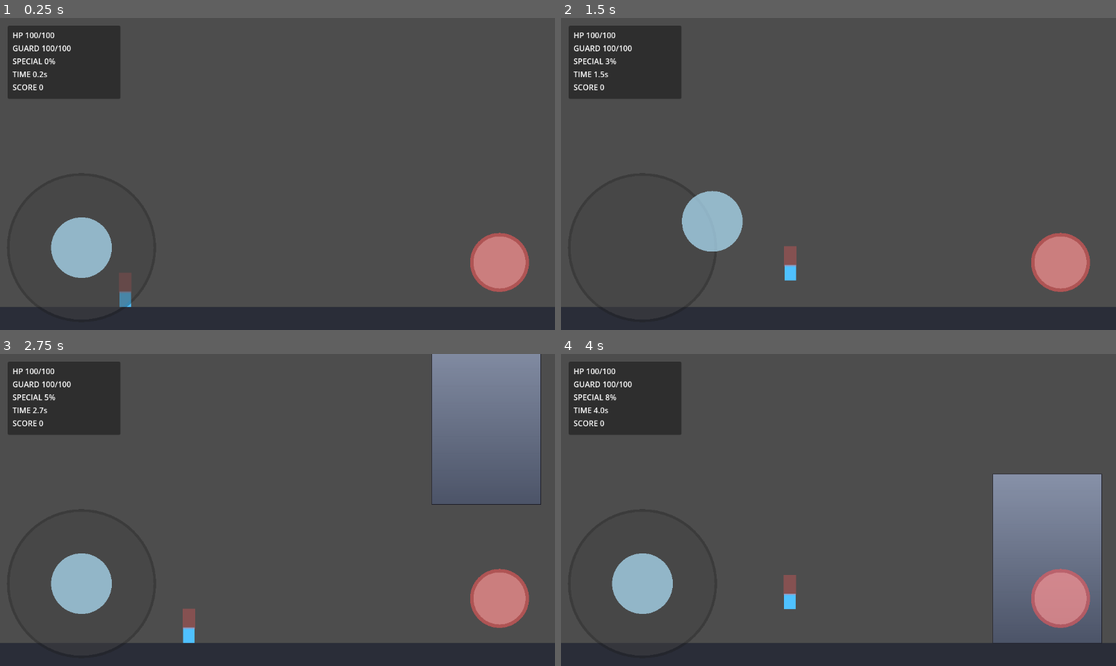
Above: before the commit, frames 1-4 (two rows, left to right).
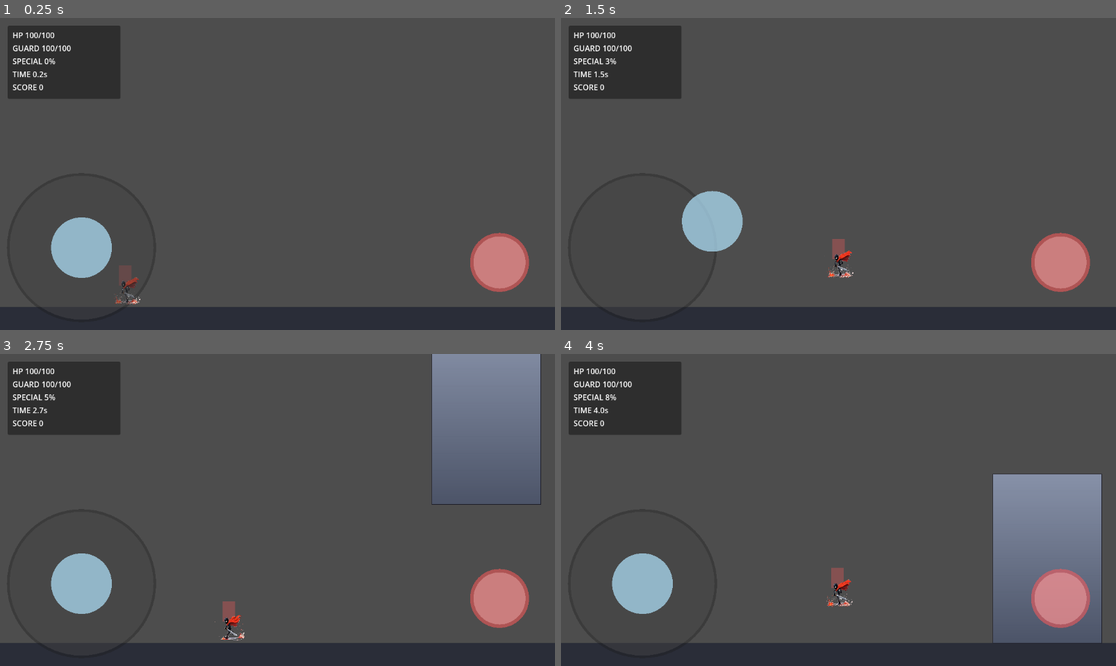
Above: after the commit, the same moments.

Repository: jenemia/BuildingSlash
Game: Godot game, scene res://scenes/Main.tscn
Same seed, same stepped clock (60 frames per second), same inputs: the game is played once before the commit and once after it.
Inputs (mouse positions are in pixels of both pictures, inside the frame that each line leads up to):
- Up to frame 1 (0.25 s): no input
- Up to frame 2 (1.5 s): tap Enter at 0.5 s; move the mouse to (960, 158) at 0.52 s; hold D (move_right) 0.53-1.25 s; tap Z (attack) at 0.6 s; click (960, 158) at 0.67 s; tap Space (jump) at 0.77 s; drag from (727, 189) to (810, 236) at 1.27 s
- Up to frame 3 (2.75 s): move the mouse to (333, 441) at 2.02 s; hold A (move_left) from 2.03 s (still down); tap X (special) at 2.1 s; tap Z (attack) at 2.3 s
- Up to frame 4 (4 s): release A (move_left) at 2.75 s; drag from (810, 572) to (672, 463) at 2.77 s; move the mouse to (1005, 556) at 3.52 s; hold D (move_right) from 3.53 s (still down); tap Z (attack) at 3.6 s; tap Space (jump) at 3.77 s

The runs differ from the first frame. In frame 1, 0.3% of the frame differs, in the area x 20-26%, y 79-93%; in frame 2, 0.5%, in the area x 40-53%, y 70-85%; in frame 3, 0.5%; in frame 4, 0.5%.

Commit message:
fix(combat): improve hit launch at close range and boost move speed

Diff:
--- a/project.godot
+++ b/project.godot
@@ -11,11 +11,15 @@
 [application]
 
 config/name="BuildingSlash"
+config/version="0.1.6"
 run/main_scene="res://scenes/Main.tscn"
 config/features=PackedStringArray("4.6", "Mobile")
 config/icon="res://icon.svg"
 
-config/version="0.1.5"
+[dotnet]
+
+project/assembly_name="새 게임 프로젝트"
+
 [input]
 
 move_left={
@@ -49,10 +53,6 @@
 ]
 }
 
-[dotnet]
-
-project/assembly_name="새 게임 프로젝트"
-
 [physics]
 
 3d/physics_engine="Jolt Physics"
@@ -60,5 +60,3 @@
 [rendering]
 
 rendering_device/driver.windows="d3d12"
-renderer/rendering_method="forward_plus"
-renderer/rendering_method.web="gl_compatibility"
--- a/scenes/player/Player.tscn
+++ b/scenes/player/Player.tscn
@@ -1,44 +1,86 @@
-[gd_scene load_steps=8 format=3]
+[gd_scene format=3 uid="uid://ccgmpo634ehho"]
 
-[ext_resource type="Script" path="res://scripts/player/player_controller.gd" id="1_i2wq8"]
-[ext_resource type="Script" path="res://scripts/player/player_attack.gd" id="2_0r4wo"]
+[ext_resource type="Script" uid="uid://c5o5fp5npcilb" path="res://scripts/player/player_controller.gd" id="1_i2wq8"]
+[ext_resource type="Script" uid="uid://ci5uymbmkd2t2" path="res://scripts/player/player_attack.gd" id="2_0r4wo"]
 [ext_resource type="Script" path="res://scripts/player/player_special.gd" id="3_special"]
 [ext_resource type="Script" path="res://scripts/player/player_guard.gd" id="4_guard"]
+[ext_resource type="Texture2D" uid="uid://bg823h1rjomu6" path="res://art/player/player000.png" id="5_180ig"]
+[ext_resource type="Texture2D" uid="uid://ctj2axi56k0x8" path="res://art/player/player001.png" id="6_20koh"]
+[ext_resource type="Texture2D" uid="uid://dn161wwovleh" path="res://art/player/player002.png" id="7_ov1oi"]
+[ext_resource type="Texture2D" uid="uid://d32x6qdwgsnb8" path="res://art/player/player003.png" id="8_rn7t0"]
+[ext_resource type="Texture2D" uid="uid://bvwh1ai6gt8a2" path="res://art/player/player004.png" id="9_8qjgm"]
+[ext_resource type="Texture2D" uid="uid://bpfvt3pxl83mv" path="res://art/player/player005.png" id="10_ejd4k"]
+[ext_resource type="Texture2D" uid="uid://da1vetlgswaag" path="res://art/player/player006.png" id="11_2xrq6"]
+[ext_resource type="Texture2D" uid="uid://clq5bhypyghx8" path="res://art/player/player007.png" id="12_pi3ps"]
 
 [sub_resource type="RectangleShape2D" id="RectangleShape2D_8f7hj"]
-size = Vector2(24, 32)
+size = Vector2(63.75, 62)
 
 [sub_resource type="RectangleShape2D" id="RectangleShape2D_attack"]
 size = Vector2(26, 42)
 
-[node name="Player" type="CharacterBody2D"]
+[sub_resource type="SpriteFrames" id="SpriteFrames_kswpp"]
+animations = [{
+"frames": [{
+"duration": 1.0,
+"texture": ExtResource("5_180ig")
+}, {
+"duration": 1.0,
+"texture": ExtResource("6_20koh")
+}, {
+"duration": 1.0,
+"texture": ExtResource("7_ov1oi")
+}, {
+"duration": 1.0,
+"texture": ExtResource("8_rn7t0")
+}, {
+"duration": 1.0,
+"texture": ExtResource("9_8qjgm")
+}, {
+"duration": 1.0,
+"texture": ExtResource("10_ejd4k")
+}, {
+"duration": 1.0,
+"texture": ExtResource("11_2xrq6")
+}, {
+"duration": 1.0,
+"texture": ExtResource("12_pi3ps")
+}],
+"loop": true,
+"name": &"left",
+"speed": 5.0
+}]
+
+[node name="Player" type="CharacterBody2D" unique_id=1904471137]
 position = Vector2(260, 520)
 script = ExtResource("1_i2wq8")
 
-[node name="CollisionShape2D" type="CollisionShape2D" parent="."]
+[node name="CollisionShape2D" type="CollisionShape2D" parent="." unique_id=567744392]
+position = Vector2(0, 0)
 shape = SubResource("RectangleShape2D_8f7hj")
 
-[node name="BodyVisual" type="Polygon2D" parent="."]
-color = Color(0.309804, 0.756863, 1, 1)
-polygon = PackedVector2Array(-12, -16, 12, -16, 12, 16, -12, 16)
-
-[node name="AttackHitbox" type="Area2D" parent="."]
+[node name="AttackHitbox" type="Area2D" parent="." unique_id=204427031]
 position = Vector2(0, -34)
 monitoring = false
 monitorable = false
 
-[node name="CollisionShape2D" type="CollisionShape2D" parent="AttackHitbox"]
+[node name="CollisionShape2D" type="CollisionShape2D" parent="AttackHitbox" unique_id=1374996697]
 shape = SubResource("RectangleShape2D_attack")
 
-[node name="AttackDebugVisual" type="Polygon2D" parent="AttackHitbox"]
+[node name="AttackDebugVisual" type="Polygon2D" parent="AttackHitbox" unique_id=552511428]
 color = Color(1, 0.34902, 0.34902, 0.32)
 polygon = PackedVector2Array(-13, -21, 13, -21, 13, 21, -13, 21)
 
-[node name="AttackComponent" type="Node" parent="."]
+[node name="AttackComponent" type="Node" parent="." unique_id=1709149831]
 script = ExtResource("2_0r4wo")
 
-[node name="GuardComponent" type="Node" parent="."]
+[node name="GuardComponent" type="Node" parent="." unique_id=715003292]
 script = ExtResource("4_guard")
 
-[node name="SpecialComponent" type="Node" parent="."]
+[node name="SpecialComponent" type="Node" parent="." unique_id=1731093265]
 script = ExtResource("3_special")
+
+[node name="AnimatedSprite2D" type="AnimatedSprite2D" parent="." unique_id=243491166]
+scale = Vector2(0.25, 0.25)
+sprite_frames = SubResource("SpriteFrames_kswpp")
+animation = &"left"
--- a/scripts/main/game_root.gd
+++ b/scripts/main/game_root.gd
@@ -8,6 +8,7 @@
 @onready var ground_collision: CollisionShape2D = $Ground/CollisionShape2D
 @onready var ground_visual: Polygon2D = $Ground/GroundVisual
 @onready var player: Node2D = $Player
+@onready var player_collision: CollisionShape2D = $Player/CollisionShape2D
 @onready var camera: Camera2D = $Player/Camera2D
 
 func _ready() -> void:
@@ -41,8 +42,18 @@
 
 	if player != null:
 		var top_y := ground.position.y - half_h
-		player.position.y = top_y - player_spawn_height_from_ground
+		player.position.y = top_y - _get_player_ground_offset()
 
 	if camera != null and lock_camera_to_viewport:
 		camera.top_level = true
 		camera.global_position = viewport_size * 0.5
+
+func _get_player_ground_offset() -> float:
+	if player_collision == null:
+		return player_spawn_height_from_ground
+
+	var rect := player_collision.shape as RectangleShape2D
+	if rect == null:
+		return player_spawn_height_from_ground
+
+	return player_collision.position.y + rect.size.y * 0.5
--- a/scripts/player/player_controller.gd
+++ b/scripts/player/player_controller.gd
@@ -1,6 +1,6 @@
 extends CharacterBody2D
 
-@export var move_speed: float = 260.0
+@export var move_speed: float = 390.0
 @export var accel: float = 1800.0
 @export var decel: float = 2200.0
 @export var jump_velocity: float = -420.0
@@ -23,11 +23,12 @@
 @onready var guard_component: Node = get_node_or_null("GuardComponent")
 @onready var attack_component: Node = get_node_or_null("AttackComponent")
 @onready var special_component: Node = get_node_or_null("SpecialComponent")
-@onready var body_visual: CanvasItem = $BodyVisual
+@onready var animated_sprite: AnimatedSprite2D = get_node_or_null("AnimatedSprite2D")
 
 func _ready() -> void:
 	add_to_group("player")
 	_validate_input_actions()
+	_validate_visual_nodes()
 
 func _physics_process(delta: float) -> void:
 	var input_dir := _read_move_axis()
@@ -38,6 +39,8 @@
 	if _bounce_cd_left > 0.0:
 		_bounce_cd_left = maxf(0.0, _bounce_cd_left - delta)
 
+	_update_move_visual(input_dir)
+
 	move_and_slide()
 
 	is_grounded = is_on_floor()
@@ -75,12 +78,30 @@
 	mobile_guard_pressed = false
 
 func _update_guard_visual() -> void:
-	if body_visual == null:
+	if animated_sprite == null:
 		return
 	if is_guarding():
-		body_visual.modulate = Color(0.65, 0.8, 1.0, 1.0)
+		animated_sprite.modulate = Color(0.65, 0.8, 1.0, 1.0)
 	else:
-		body_visual.modulate = Color(1.0, 1.0, 1.0, 1.0)
+		animated_sprite.modulate = Color(1.0, 1.0, 1.0, 1.0)
+
+func _update_move_visual(input_dir: float) -> void:
+	if animated_sprite == null:
+		return
+	if animated_sprite.sprite_frames == null:
+		return
+	if not animated_sprite.sprite_frames.has_animation(&"left"):
+		return
+
+	if input_dir < 0.0:
+		if animated_sprite.animation != &"left" or not animated_sprite.is_playing():
+			animated_sprite.play(&"left")
+		return
+
+	if animated_sprite.animation == &"left" and animated_sprite.is_playing():
+		animated_sprite.stop()
+		animated_sprite.frame = 0
+		animated_sprite.frame_progress = 0.0
 
 func _read_move_axis() -> float:
 	var axis := Input.get_axis("move_left", "move_right")
@@ -201,6 +222,16 @@
 		if not InputMap.has_action(action):
 			push_warning("[PlayerController] Missing input action: %s" % action)
 
+func _validate_visual_nodes() -> void:
+	if animated_sprite == null:
+		push_warning("[PlayerController] AnimatedSprite2D node not found; move animation will be skipped.")
+		return
+	if animated_sprite.sprite_frames == null:
+		push_warning("[PlayerController] AnimatedSprite2D has no SpriteFrames; move animation will be skipped.")
+		return
+	if not animated_sprite.sprite_frames.has_animation(&"left"):
+		push_warning("[PlayerController] Missing player animation: left")
+
 func _debug_tick(delta: float) -> void:
 	if not debug_print:
 		return
--- a/scripts/world/falling_block.gd
+++ b/scripts/world/falling_block.gd
@@ -116,6 +116,8 @@
 	var force := launch_up_force * (1.0 - launch_resistance)
 	force = clampf(force, launch_min_force, launch_max_force)
 	velocity.y = minf(velocity.y, -force)
+	# 플레이어와 딱 붙은 상태에서 타격 시 분리되지 않으면 launch 체감이 죽으므로 약간 위로 분리.
+	global_position.y -= 6.0
 	_launch_cd_left = launch_cooldown
 
 	if debug_print:
--- a/scripts/world/falling_enemy.gd
+++ b/scripts/world/falling_enemy.gd
@@ -48,6 +48,8 @@
 	var force := launch_up_force * (1.0 - launch_resistance)
 	force = clampf(force, launch_min_force, launch_max_force)
 	velocity.y = minf(velocity.y, -force)
+	# 밀착 충돌 상태에서도 공중 띄우기가 즉시 보이도록 미세 분리
+	global_position.y -= 6.0
 	_launch_cd_left = launch_cooldown
 
 	if debug_print:
Not shown, changed: VERSION.txt
Binary file added: art/player/player000.png
Not shown, added: art/player/player000.png.import
Binary file added: art/player/player001.png
Not shown, added: art/player/player001.png.import
Binary file added: art/player/player002.png
Not shown, added: art/player/player002.png.import
Binary file added: art/player/player003.png
Not shown, added: art/player/player003.png.import
Binary file added: art/player/player004.png
Not shown, added: art/player/player004.png.import
Binary file added: art/player/player005.png
(and 8 more such lines)
